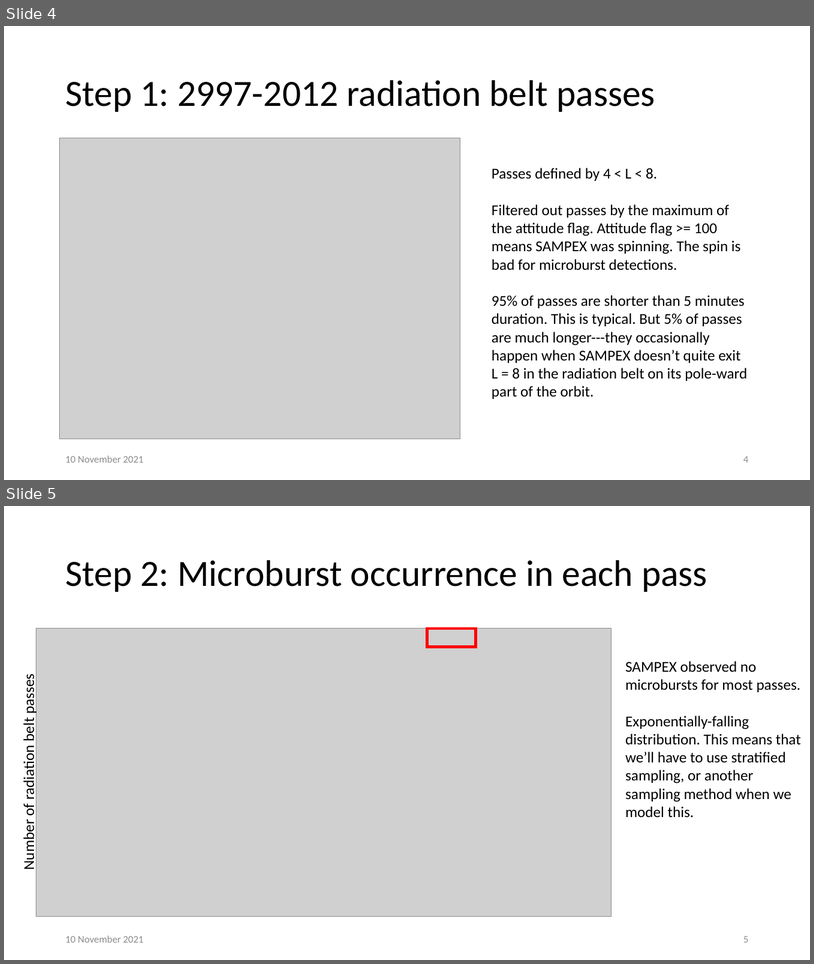
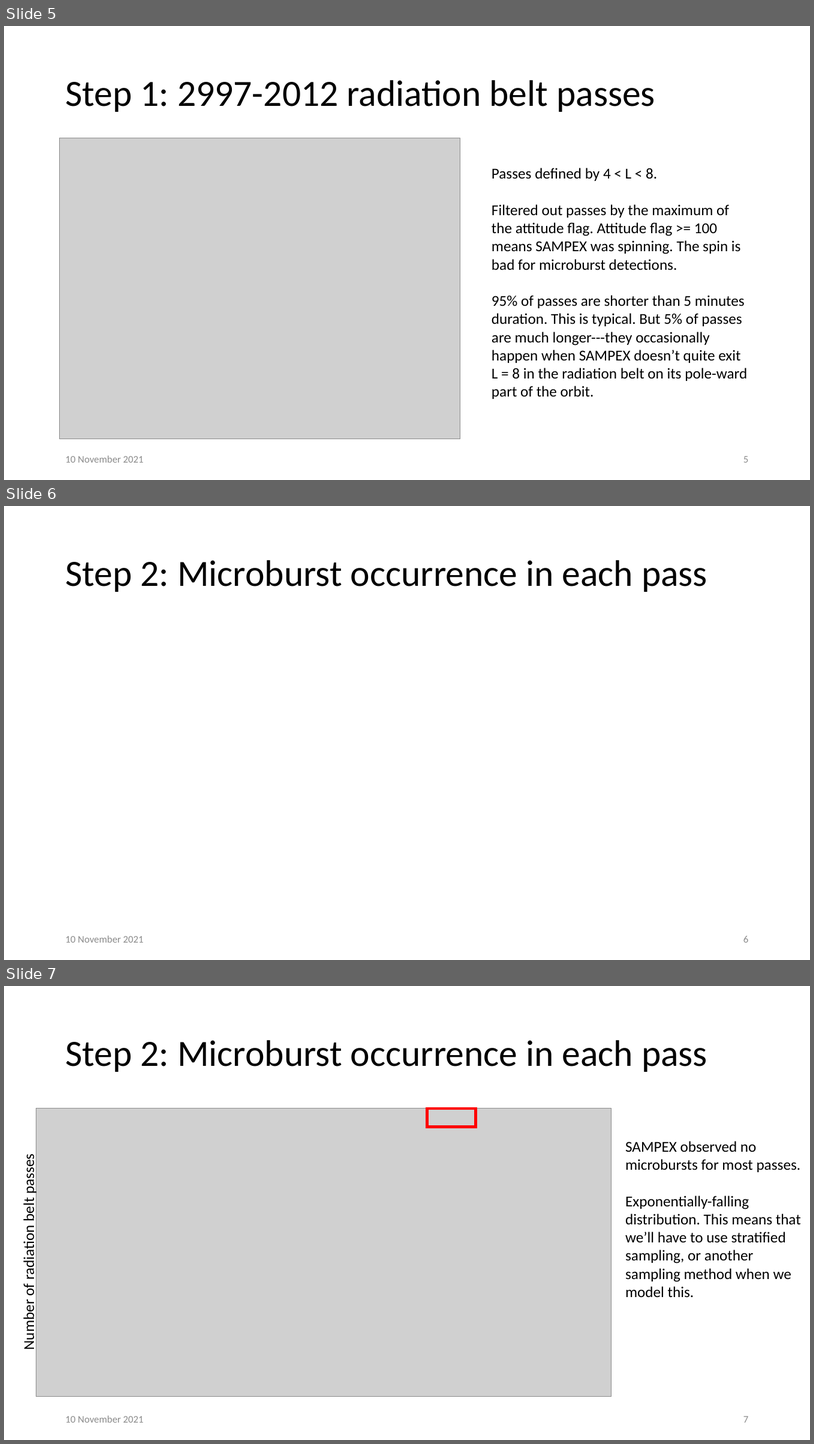
Before and after one commit to mshumko/sampex_microburst_indices, a slide deck: presentations/20211110_microbursts_vs_indices.pptx. Shown one above the other, each under a label of ours: slides 4 and 5 before the commit, slides 5, 6 and 7 after it. The pictures are 814x964 and 814x1444 pixels, drawn with LibreOffice and Linux fonts; fonts in the diff are those of the drawing; grey boxes stand for pictures. Boxes give left, top, right and bottom in pixels: in the first picture for what was removed or moved away, otherwise in the second. Text is boxed around its words. In the diff, an @@ line names an element or a change of style, - is before the commit and + after.

```diff
--- a/presentations/20211110_microbursts_vs_indices.pptx
+++ b/presentations/20211110_microbursts_vs_indices.pptx
@@ slide 6 added at (4, 506, 810, 960), background #FFFFFF @@
@@ title added at (65, 560, 708, 592), 44 pt, text #000000 @@
+Step 2: Microburst occurrence in each pass
@@ text added at (65, 935, 144, 942), 12 pt, text #8C8C8C @@
+10 November 2021
@@ page number added at (744, 936, 749, 942), 12 pt, text #8C8C8C @@
+6
@@ what was slide 4 is now slide 5 @@
@@ page number at (744, 456, 749, 462): text changed @@
-4
+5
@@ what was slide 5 is now slide 7 @@
@@ page number at (744, 1416, 749, 1422): text changed @@
-5
+7
```
Also in this commit, not shown: 3 slides changed, 1 other slide added, 1 other file.
